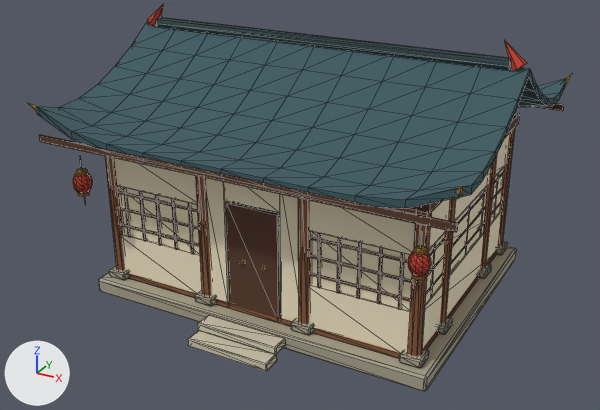
Before and after pictures for a commit that changed the glTF model assets/models/env/house_small.glb.
Rendered twice from a 50 mm lens placed at (6.84, -13.06, 8.0), pointed at (-0.09, -0.46, 1.7). Arrows for +X, +Y and +Z are at lower left; the lights stay in place. The older version comes first. Mesh edges are drawn as thin lines. Objects named as collision shapes, trigger or cutter boxes, shadow casters or lower levels of detail are left out. Vertices at exactly the same position are counted once.

In view in the first picture: 'HouseSmall'.
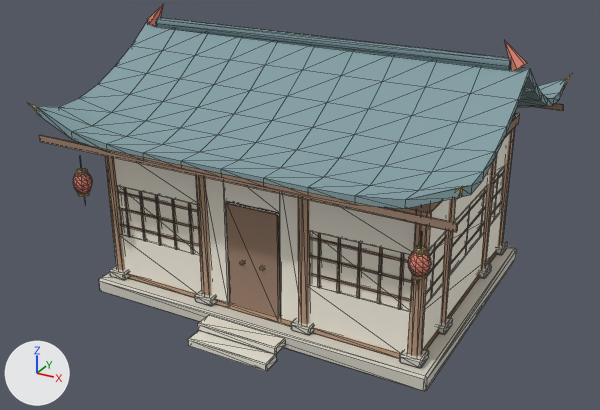
Pixel boxes (x1, y1, x2, y2) of what changed, in the pictures (600 x 410 px):
part 1 of me_housesmall, recoloured
    both: (99, 203, 517, 391)
part 2 of me_housesmall, recoloured
    both: (188, 315, 285, 371)
part 3 of me_housesmall, recoloured
    both: (105, 114, 516, 358)
part 4 of me_housesmall, recoloured
    both: (114, 134, 509, 353)
part 5 of me_housesmall, recoloured
    both: (118, 167, 505, 311)
part 6 of me_housesmall, recoloured
    both: (39, 103, 564, 317)
part 7 of me_housesmall, recoloured
    both: (28, 74, 572, 280)
part 8 of me_housesmall, recoloured (dark cyan to cyan)
    both: (36, 22, 567, 209)
part 9 of me_housesmall, recoloured
    both: (156, 17, 511, 70)
part 10 of me_housesmall, recoloured
    both: (73, 3, 527, 286)

What changed in the scene script:
```text
Add mat_vk_vcol:
    mat_vk_vcol = bpy.data.materials.new('VK_vcol')
    mat_vk_vcol.use_nodes = True; mat_vk_vcol.node_tree.nodes.clear()
    _N = mat_vk_vcol.node_tree.nodes; _L = mat_vk_vcol.node_tree.links
    n0 = _N.new('ShaderNodeBsdfPrincipled'); n0.name = 'Principled BSDF'
    n0.inputs[2].default_value = 0.9  # 'Roughness'
    n1 = _N.new('ShaderNodeOutputMaterial'); n1.name = 'Material Output'
    n2 = _N.new('ShaderNodeVertexColor'); n2.name = 'Color Attribute'
    _L.new(n0.outputs[0], n1.inputs[0])  # 'BSDF' to 'Surface'
    _L.new(n2.outputs[0], n0.inputs[0])  # 'Color' to 'Base Color'
Change me_housesmall:
    where me_housesmall.from_pydata(...)  # 1814 vertices, 3200 faces; spans x -3.87..3.87, y -3.26..3.26, z -0.08..5.1
    used by ob_housesmall; location = (0.0, 0.0, 0.0)
    remove me_housesmall.materials.append(mat_vk_ink)  # black #1b1d22
    me_housesmall part 1: 572 faces spanning x -3.35..3.35, y -2.6..2.6, z 0.0..0.46 switch from mat_vk_stone (grey #a9a38e) to mat_vk_vcol
    me_housesmall part 2: 88 faces spanning x -0.8..0.8, y -3.22..-2.58, z -0.08..0.23 switch from mat_vk_stone_light (pale yellow #cfc8b0) to mat_vk_vcol
    me_housesmall part 3: 452 faces spanning x -3.12..3.12, y -2.37..2.37, z 0.3..3.2 switch from mat_vk_wood (brown #8a5a3b) to mat_vk_vcol
    me_housesmall part 4: 180 faces spanning x -3.05..3.05, y -2.3..2.3, z 0.3..3.0 switch from mat_vk_cream (beige #f3e6c8) to mat_vk_vcol
    me_housesmall part 5: 60 faces spanning x -3.03..3.03, y -2.28..2.28, z 1.2..2.2 switch from mat_vk_paper (beige #efe3c2) to mat_vk_vcol
    me_housesmall part 6: 528 faces spanning x -3.8..3.8, y -3.16..3.16, z 0.31..3.28 switch from mat_vk_wood_dark (brown #573827) to mat_vk_vcol
    me_housesmall part 7: 168 faces spanning x -3.87..3.87, y -3.26..3.26, z 1.27..3.89 switch from mat_vk_gold (orange #e9b24a) to mat_vk_vcol
    me_housesmall part 8: 568 faces spanning x -3.8..3.8, y -3.15..3.15, z 3.2..4.7 switch from mat_vk_roof (dark cyan #3b5a60) to mat_vk_vcol
    me_housesmall part 9: 28 faces spanning x -3.5..3.5, y -0.11..0.11, z 4.61..4.83 switch from mat_vk_roof_dark (dark cyan #2a4045) to mat_vk_vcol
    me_housesmall part 10: 312 faces spanning x -3.73..3.73, y -3.02..0.13, z 1.95..5.1 switch from mat_vk_vermilion (red #c8402e) to mat_vk_vcol
```
